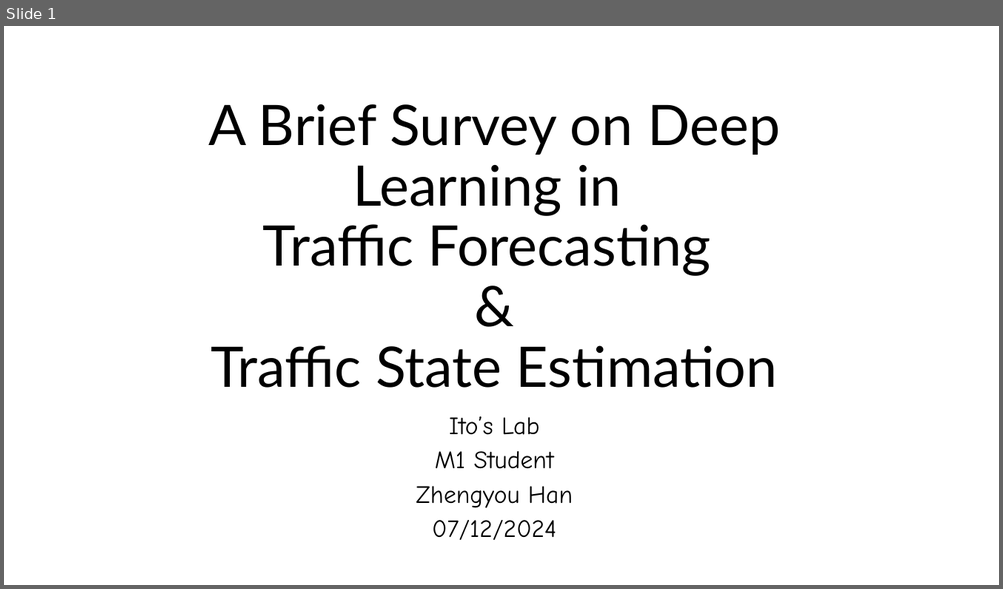
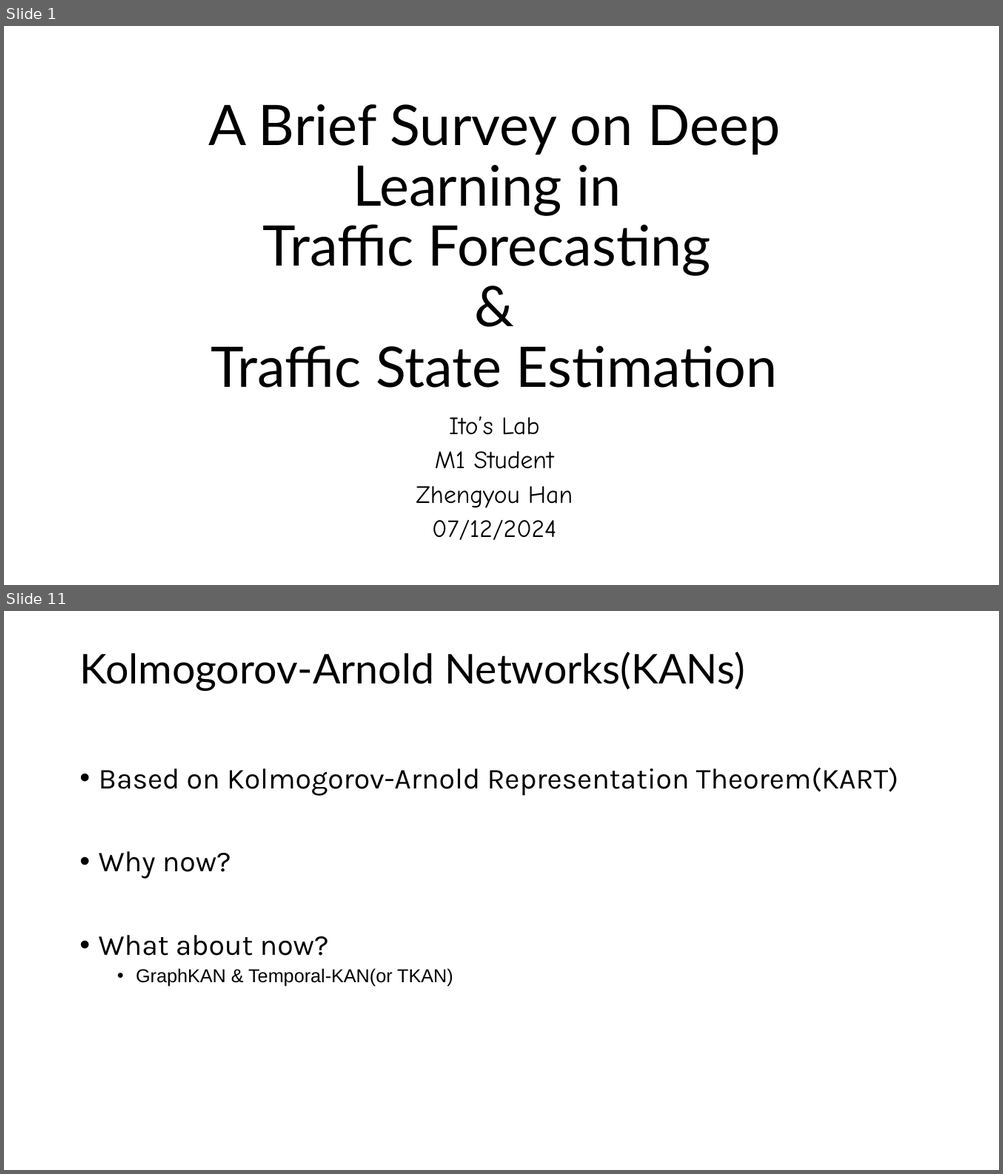
Before and after one commit to zhengyouhan/TransInfos24, a slide deck: Rinko_Drafts/A Brief Survey on Deep Learning in.pptx. Shown one above the other, each under a label of ours: slide 1 before the commit, slides 1 and 11 after it; the slides between them are not shown. The pictures are 1003x589 and 1003x1174 pixels, drawn with LibreOffice and Linux fonts; fonts in the diff are those of the drawing. Boxes give left, top, right and bottom in pixels: in the first picture for what was removed or moved away, otherwise in the second. Text is boxed around its words. In the diff, an @@ line names an element or a change of style, - is before the commit and + after.

```diff
--- a/Rinko_Drafts/A Brief Survey on Deep Learning in.pptx
+++ b/Rinko_Drafts/A Brief Survey on Deep Learning in.pptx
@@ slide 11 added at (4, 611, 999, 1170), background #FFFFFF @@
@@ title added at (79, 652, 744, 691), 39.6 pt, text #000000 @@
+Kolmogorov-Arnold Networks(KANs)
@@ text added at (99, 767, 898, 987), 28 pt, text #000000 @@
+• Based on Kolmogorov-Arnold Representation Theorem(KART)
+• Why now?
+• What about now?
+  • GraphKAN & Temporal-KAN(or TKAN)
```
Also in this commit, not shown: 3 slides changed, 6 other slides added, 2 slides removed, 1 other file.
